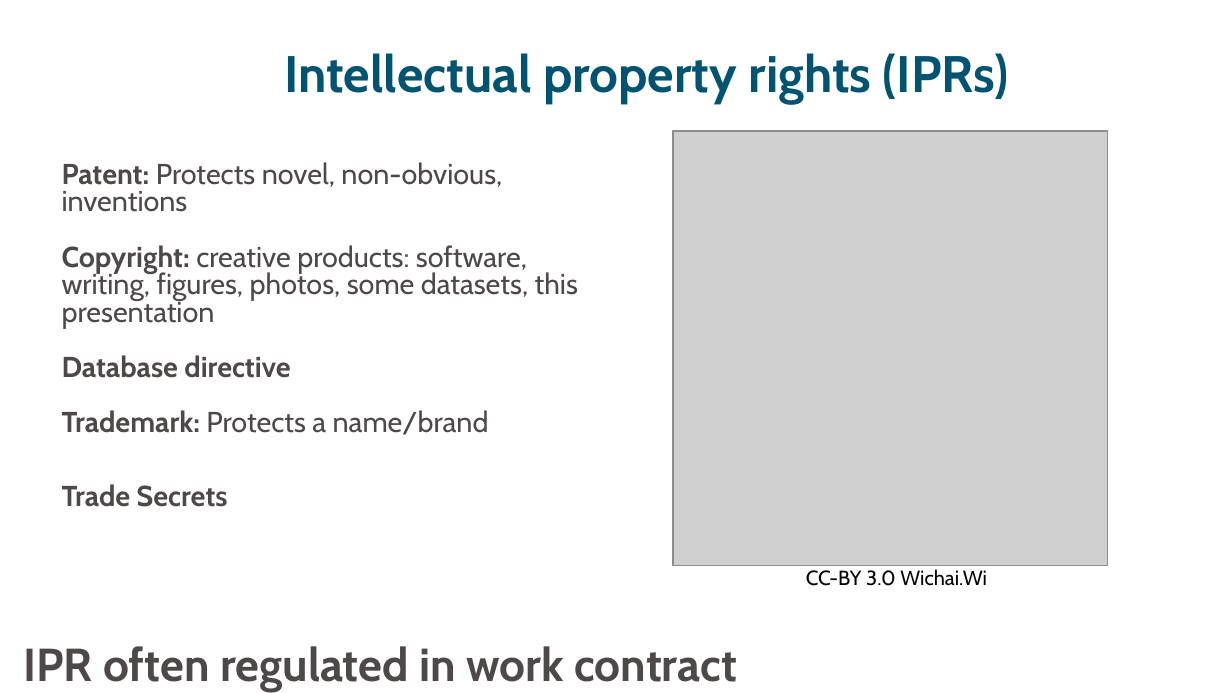
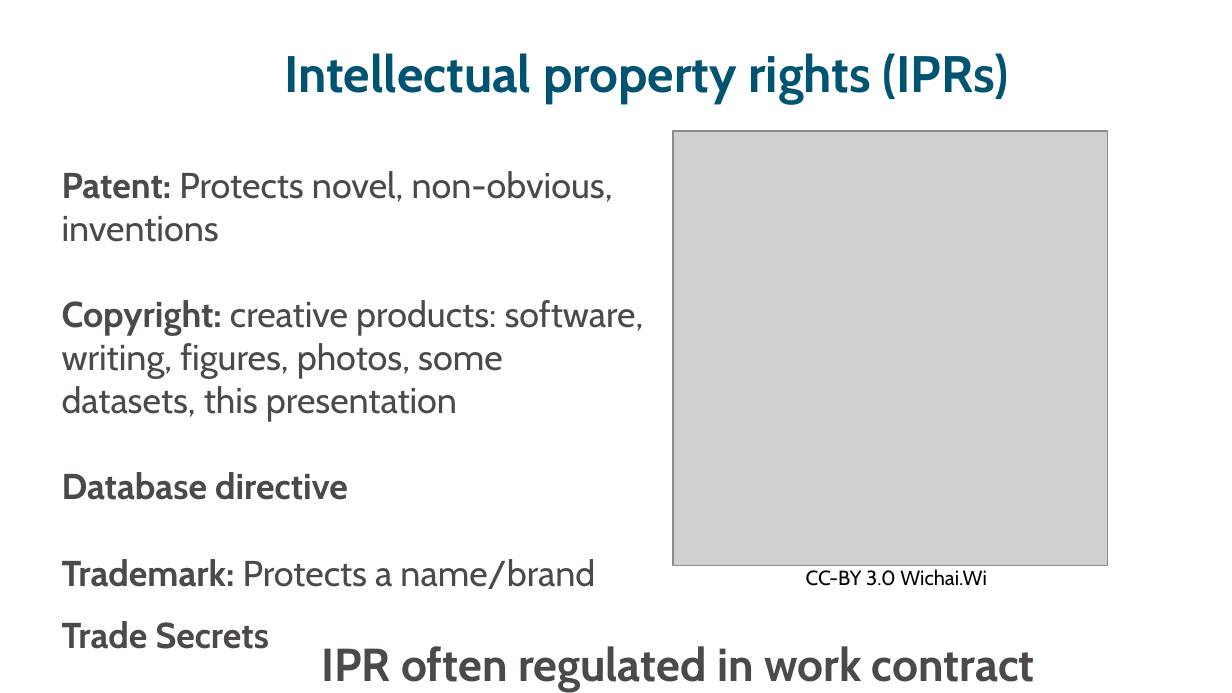
Before and after one commit to ELIXIR-Norway-Training/DMP-writing-workshop, a slide deck: slide 3 of 09_Licensing.odp (slide 4 before the commit). Drawn at 1232x693 pixels with LibreOffice and Linux fonts; fonts in the diff are those of the drawing; grey boxes stand for pictures. Boxes give left, top, right and bottom in pixels: in the first picture for what was removed or moved away, otherwise in the second. Text is boxed around its words. In the diff, an @@ line names an element or a change of style, - is before the commit and + after.

```diff
--- a/09_Licensing.odp
+++ b/09_Licensing.odp
@@ text "Patent: Protects novel, non-obvious, inventions" at bbox=[62, 171, 644, 649]: size 16.8 to 21 pt; line spacing 0.8 to 1 @@
@@ text "IPR often regulated in work ...": place and size @@
-text "IPR often regulated in work ..." at bbox=[23, 646, 737, 692]
+text "IPR often regulated in work ..." at bbox=[321, 646, 1035, 692]
```
Also in this commit, not shown: 11 other slides changed, 5 slides added, 3 slides removed, 25 other files.
